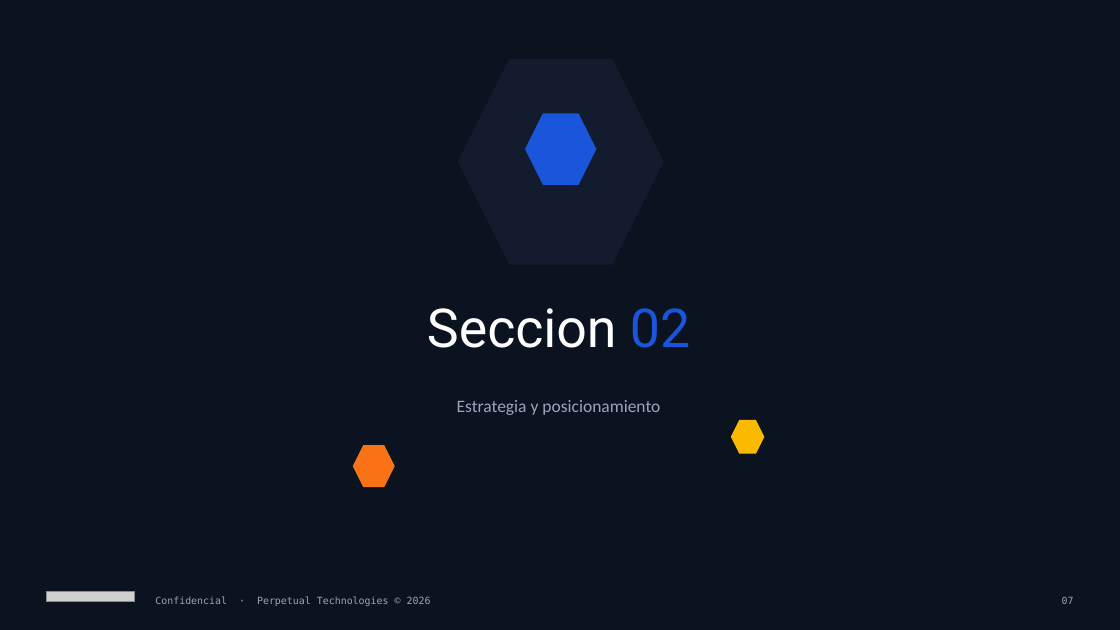
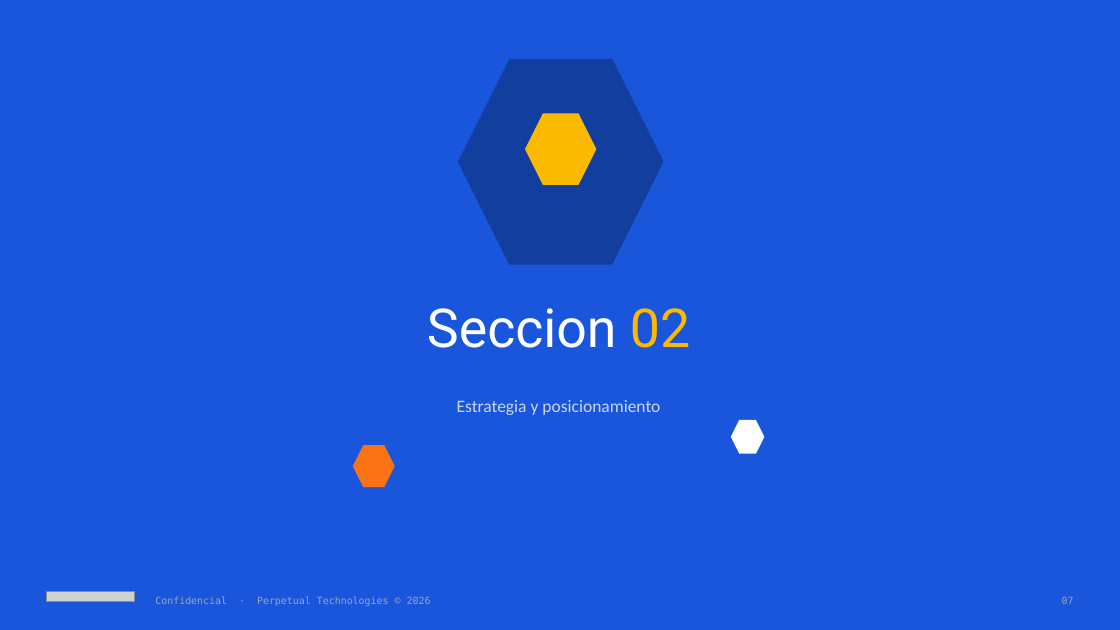
Before and after one commit to hector-perpetual/perpetual-design-system-2, a slide deck: slide 7 of dist/perpetual-deck-template.pptx. Drawn at 1120x630 pixels with LibreOffice and Linux fonts; fonts in the diff are those of the drawing; grey boxes stand for pictures. Boxes give left, top, right and bottom in pixels: in the first picture for what was removed or moved away, otherwise in the second. Text is boxed around its words. In the diff, an @@ line names an element or a change of style, - is before the commit and + after.

```diff
--- a/dist/perpetual-deck-template.pptx
+++ b/dist/perpetual-deck-template.pptx
@@ background #0B1220 to #1A56DB @@
@@ hexagon at (458,59,664,265): fill #131C2E to #123F9E @@
@@ hexagon at (525,113,597,185): fill #1A56DB to #FBB900 @@
@@ text "Seccion 02" at (427,308,690,348): text colour #1A56DB to #FBB900 in "02" @@
@@ text "Estrategia y posicionamiento" at (457,400,660,415): text colour #9AA6BD to #C7D7F5 @@
@@ hexagon at (731,420,765,454): fill #FBB900 to #FFFFFF @@
```
Also in this commit, not shown: 1 other file.
